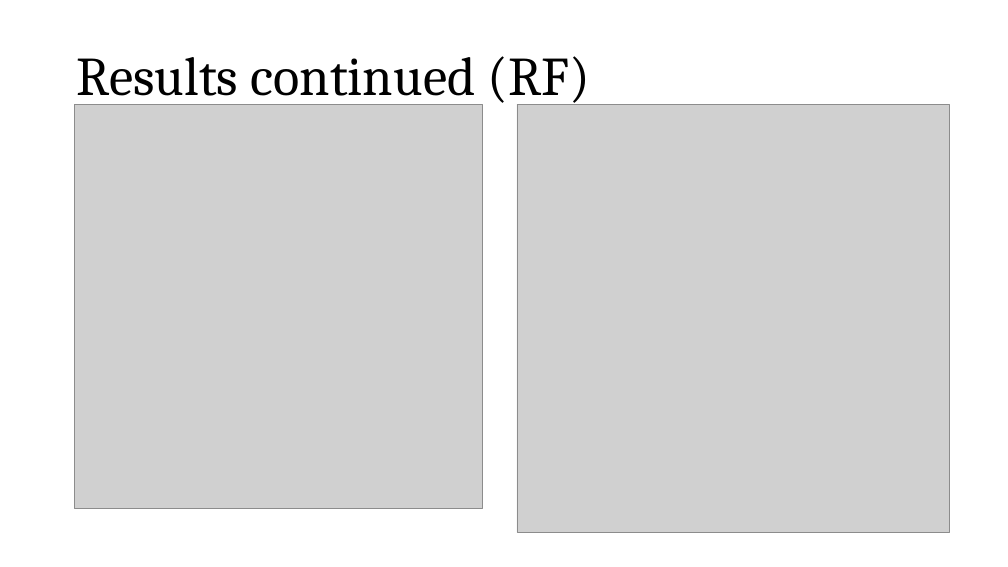
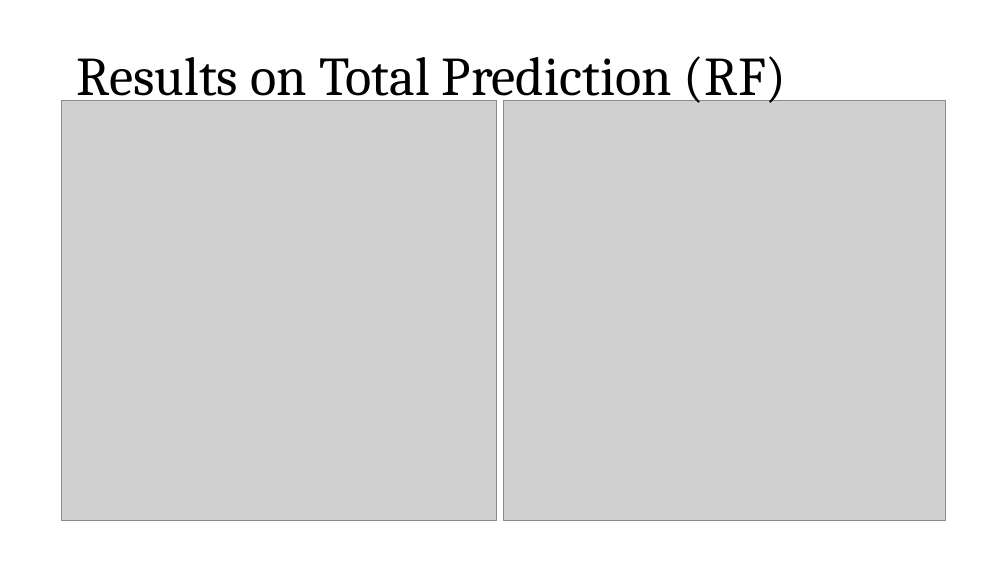
Before and after one commit to bradley-p/Solar_Energy_Forecasting, a slide deck: slide 7 of Reports:Notes/Midterm Presentation.pptx (slide 8 before the commit). Drawn at 1008x567 pixels with LibreOffice and Linux fonts; fonts in the diff are those of the drawing; grey boxes stand for pictures. Boxes give left, top, right and bottom in pixels: in the first picture for what was removed or moved away, otherwise in the second. Text is boxed around its words. In the diff, an @@ line names an element or a change of style, - is before the commit and + after.

```diff
--- a/Reports:Notes/Midterm Presentation.pptx
+++ b/Reports:Notes/Midterm Presentation.pptx
@@ title at box(77, 56, 787, 107): text changed @@
-Results continued (RF)
+Results on Total Prediction (RF)
@@ picture: place and size @@
-picture at box(74, 104, 482, 509)
+picture at box(61, 100, 497, 520)
@@ picture: place and size @@
-picture at box(517, 104, 950, 533)
+picture at box(504, 100, 946, 520)
```
Also in this commit, not shown: 6 other slides changed, 15 other files.
